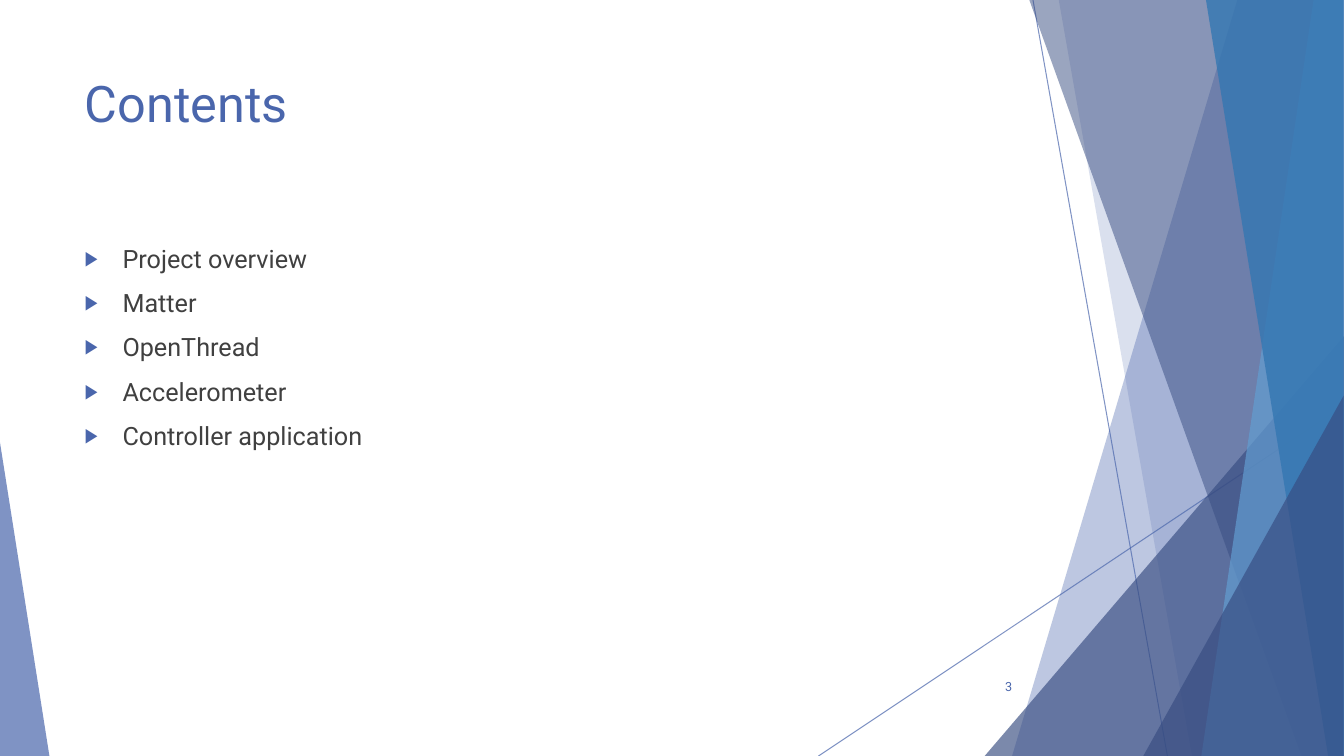
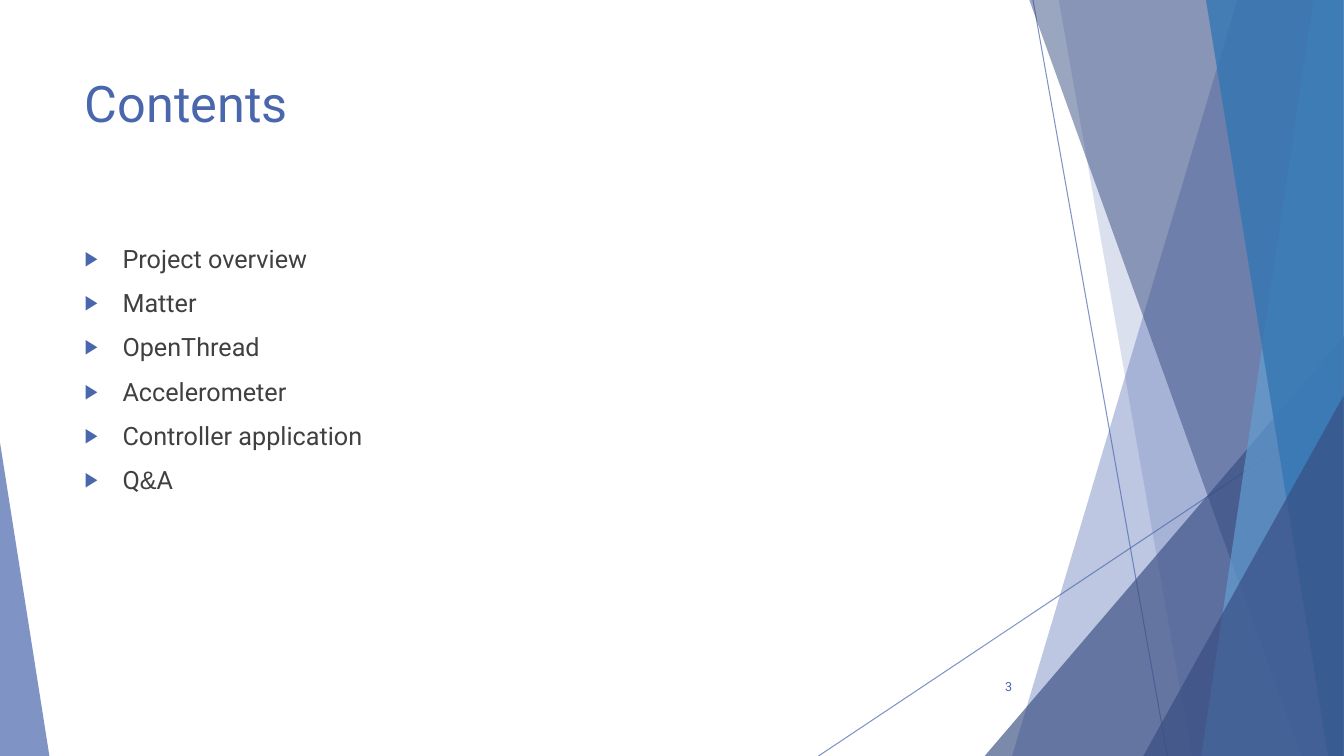
Before and after one commit to GysenBart/ProjectThreadMatter, a slide deck: slide 3 of Presentatie/ProjectThreadMatter.pptx. Drawn at 1344x756 pixels with LibreOffice and Linux fonts; fonts in the diff are those of the drawing. Boxes give left, top, right and bottom in pixels: in the first picture for what was removed or moved away, otherwise in the second. Text is boxed around its words. In the diff, an @@ line names an element or a change of style, - is before the commit and + after.

```diff
--- a/Presentatie/ProjectThreadMatter.pptx
+++ b/Presentatie/ProjectThreadMatter.pptx
@@ text at (123,471,174,492): paragraph added @@
+▶ Q&A
```
Also in this commit, not shown: 10 other slides changed, 12 slides added, 1 slide removed.
